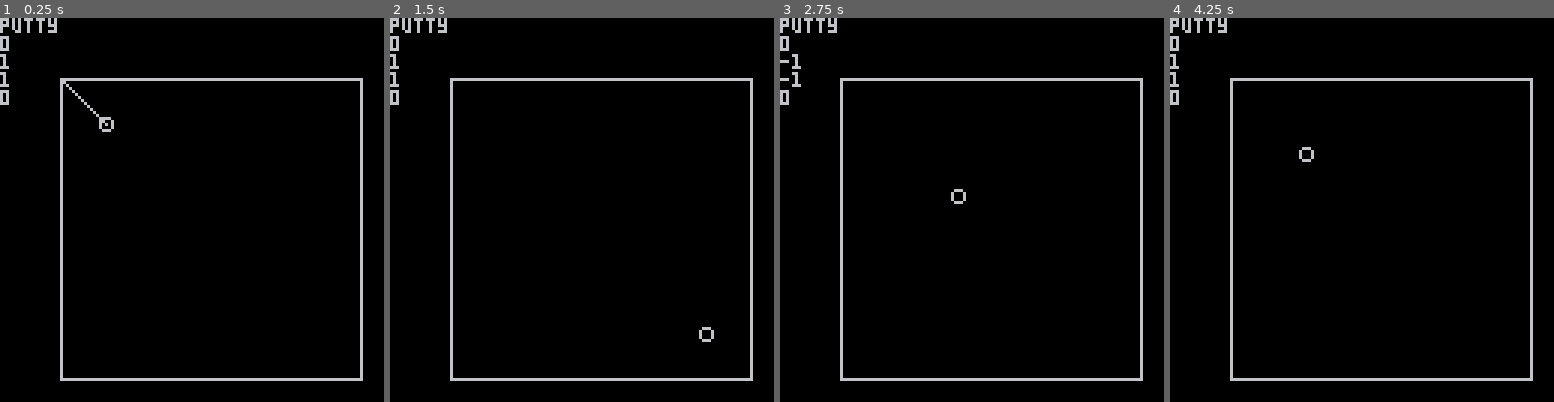
Above: before the commit, frames 1-4 (left to right).
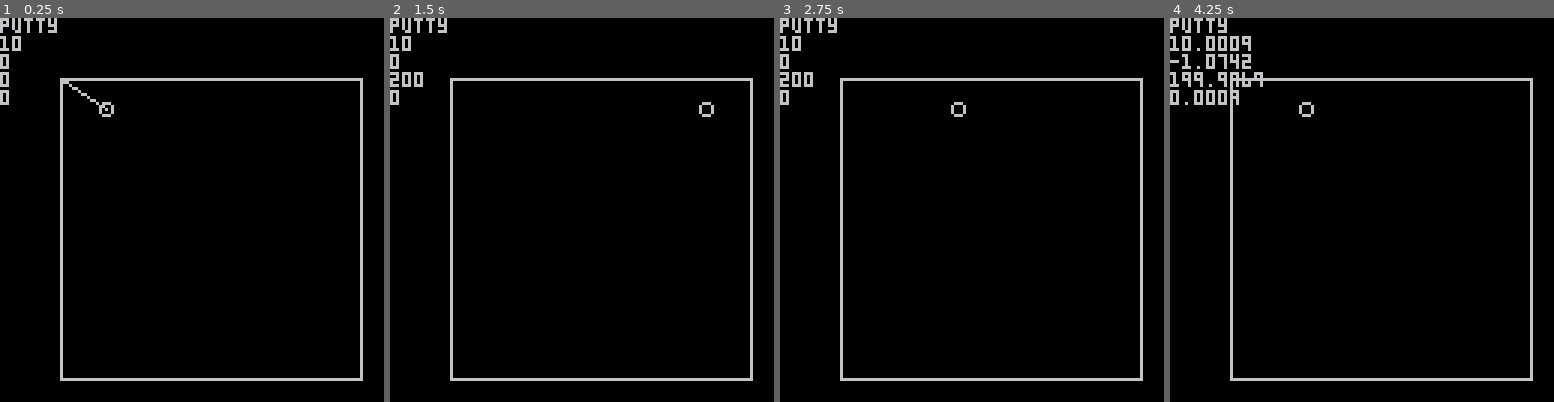
Above: after the commit, the same moments.

Repository: AdhirRamjiawan/pico8-putty
Game: PICO-8 cartridge putty.p8
Two runs of this game, one before a commit and one after it. Both use one fixed random seed, a clock stepped at 60 frames per second and the inputs below.
Inputs:
- Up to frame 1 (0.25 s): no input
- Up to frame 2 (1.5 s): tap X (X key) at 0.33, 1.07 s
- Up to frame 3 (2.75 s): hold Right 1.6-2.1 s; tap X (X key) at 1.85 s; hold Right from 2.47 s (still down)
- Up to frame 4 (4.25 s): tap X (X key) at 2.97, 4.08 s; release Right at 3.03 s; hold Left 3.08-3.58 s; hold Right from 4.02 s (still down)

The runs differ from the first frame. In frame 1, 0.6% of the frame differs, in the area x 0-30%, y 4-30%; in frame 2, 0.5%; in frame 3, 0.6%; in frame 4, 1.5%, in the area x 0-38%, y 4-38%.

Commit message:
started with angular movement but there's a few bugs

Diff:
--- a/putty.p8
+++ b/putty.p8
@@ -5,13 +5,15 @@
 local ball =
 {
 	x=35,
-	y=35,
+	y=30,
 	s=2,
 	a=0,
 	dx=1,
 	dy=1,
 	px=20,
 	py=20,
+	fx=0, -- final point x
+	fy=0, -- final point y
 	move=false,
 	tl = 0
 }
@@ -35,19 +37,23 @@
 function _update()
 	if btn(❎) then
 		ball.move = true
+		calc_final_point()
 	end
 
 	if not ball.move and btn(⬅️) then
 		ball.a -= 0.025
 	elseif not ball.move and btn(➡️) then
 		ball.a += 0.025
-	else
-		ball.a = 0
 	end
 
 	if ball.move then
+--		ball.x += ball.s * ball.dx
+--		ball.y += ball.s * ball.dy
+
 		ball.x += ball.s * ball.dx
-		ball.y += ball.s * ball.dy
+		ball.y += line_eq() * ball.dy
+
+
 		ball.tl += 1
 
 		update_dir()
@@ -66,9 +72,9 @@
 function _draw()
 	cls()
 	print("putty")
-	print(ball.a)
-	print(ball.dx)
-	print(ball.dy)
+	print(ball.r)
+	print(ball.fx)
+	print(ball.fy)
 	print(ball.a * (0.01745))
 	rect(mb.x, mb.y, mb.x2, mb.y2)
 
@@ -104,7 +110,7 @@
 end
 
 function update_dir_point()
-	ball.r = ball.a * 0.01745
+	ball.r = 10 +(ball.a * 0.01745)
 
 	local x = ball.px - ball.x
 	local y = ball.py - ball.y
@@ -115,6 +121,23 @@
 	ball.px += ball.x
 	ball.py += ball.y
 end
+
+function calc_final_point()
+	-- 200 is just a value
+	-- greater than the bounds
+	ball.fx = 200 * sin(ball.r)
+	ball.fy = 200 * cos(ball.r)
+end
+
+function line_eq()
+	local x = ball.x
+	local y = ball.y
+	local x2 = ball.fx
+	local y2 = ball.fy
+	local m = (y2-y)/(x2-x)
+	local c = -1*(m * x)
+	return (m*x) + c
+end
 __gfx__
 00000000000000000000000000000000000000000000000000000000000000000000000000000000000000000000000000000000000000000000000000000000
 00000000000000000000000000000000000000000000000000000000000000000000000000000000000000000000000000000000000000000000000000000000
